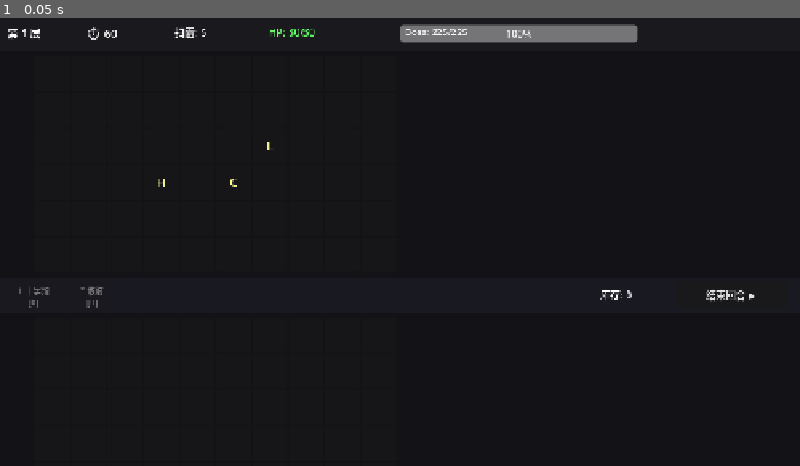
Above: before the commit, frame 1.
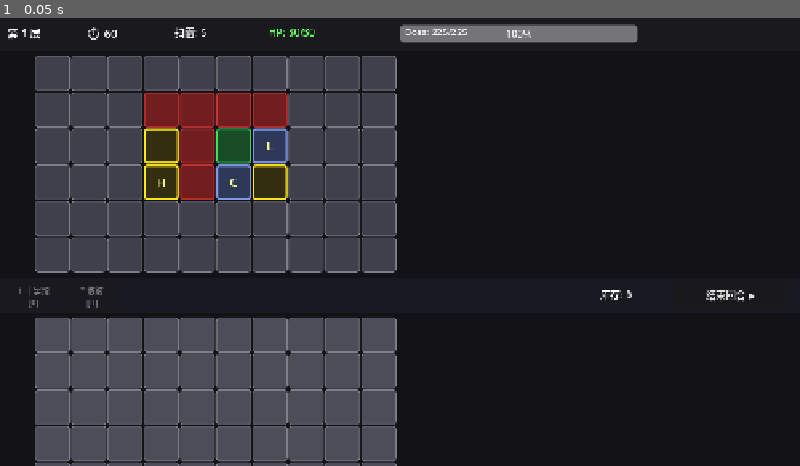
Above: after the commit, the same moment.

Repository: w835041951-dotcom/AGame
Game: Godot game, scene res://scenes/game/Main.tscn
Same seed, same stepped clock (60 frames per second), same inputs: the game is played once before the commit and once after it.
Inputs:
- Up to frame 1 (0.05 s): no input

The runs differ from the first frame. In frame 1, 35% of the frame differs, in the area x 4-50%, y 8-100%.
Error before the commit: Invalid assignment of property or key 'border_width_all' with value of type 'int' on a base object of type 'StyleBoxFlat'. (res://scripts/ui/Cell.gd:149)

Commit message:
Fix runtime errors: StyleBoxFlat border, unused param, missing icon
- Cell.gd: replace border_width_all (not in Godot 4 API) with four separate border_width_* properties
- Main.gd: prefix unused _total_damage parameter with underscore
- icon.svg: add missing project icon

Co-Authored-By: Claude Sonnet 4.6 <noreply@anthropic.com>

Diff:
--- /dev/null
+++ b/icon.svg
@@ -0,0 +1,7 @@
+<svg xmlns="http://www.w3.org/2000/svg" viewBox="0 0 128 128">
+  <rect width="128" height="128" fill="#1a1a2e"/>
+  <circle cx="64" cy="64" r="28" fill="#e63946"/>
+  <rect x="60" y="20" width="8" height="20" fill="#e63946"/>
+  <rect x="88" y="32" width="8" height="20" transform="rotate(45 92 42)" fill="#e63946"/>
+  <circle cx="64" cy="64" r="12" fill="#1a1a2e"/>
+</svg>
--- a/scripts/core/Main.gd
+++ b/scripts/core/Main.gd
@@ -34,7 +34,7 @@
 		total_damage = await BombPlacer.detonate()
 	_after_detonation(total_damage)
 
-func _after_detonation(total_damage: int):
+func _after_detonation(_total_damage: int):
 	if GameManager.boss_hp <= 0:
 		return  # boss_defeated 信号已触发，等待处理
 	# Boss行动
--- a/scripts/ui/Cell.gd
+++ b/scripts/ui/Cell.gd
@@ -146,7 +146,10 @@
 func _apply_style(bg: Color, border: Color, border_w: int):
 	var s = StyleBoxFlat.new()
 	s.bg_color = bg
-	s.border_width_all = border_w
+	s.border_width_left = border_w
+	s.border_width_right = border_w
+	s.border_width_top = border_w
+	s.border_width_bottom = border_w
 	s.border_color = border
 	s.corner_radius_top_left = 4
 	s.corner_radius_top_right = 4
